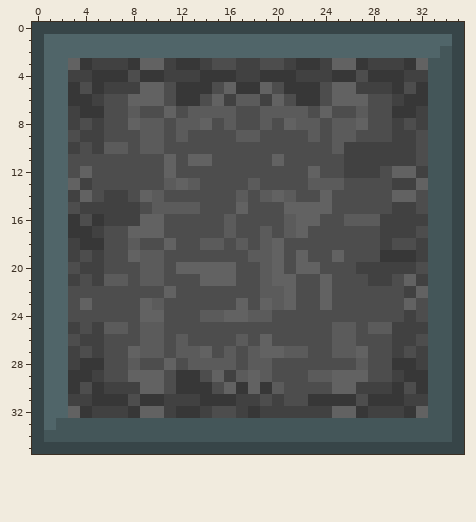
Pixel-art sprite -- button/music_player.png. The first picture shows the starting point.
The file is 36x36 pixels.
The result:
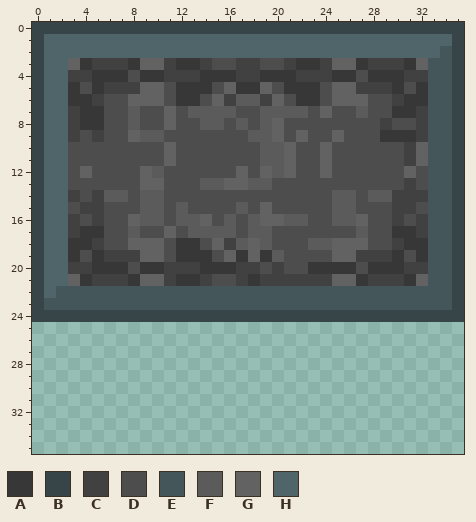
Palette (. is transparent): A #373737  B #374548  C #414141  D #4d4d4d  E #445659  F #5b5b5b  G #626262  H #506569
Change:
y 8: x 4..5 DC -> AA; x 8..17 GFFDFFGDFD -> FDDGDDFFDF; x 20..23 DGFF -> GDDD; x 25..27 FFG -> DDD; x 29..30 DC -> CD
y 9: x 3..4 DC -> CD; x 8 D -> G; x 12 F -> D; x 17 F -> D; x 19..20 DD -> FG; x 22..23 DF -> GD; x 25..26 FF -> GD; x 29..32 DCCD -> AAAC
y 10: x 3 C -> D; x 5..7 CFF -> DDD; x 9..11 FFD -> DDG; x 19..21 DDD -> FFG; x 24..30 DFCCCCC -> GDDDDDD; x 32 D -> G
y 11: x 13..14 GG -> DD; x 19..21 DGD -> FFG; x 24 D -> G; x 26..30 CCCCC -> DDDDD; x 32 D -> G
y 12: x 9..11 DDG -> GFD; x 17 D -> G; x 19..21 DDD -> GFG; x 23..24 GD -> DG; x 26..28 CCC -> DDD; x 30 G -> D; x 32 C -> D
y 13: x 3..4 GC -> DD; x 9..17 DDFGFDDDD -> GGDDDFFGG; x 19 D -> F; x 23..25 FFF -> DDD; x 30 C -> D; x 32 G -> D
y 14: x 4..7 GDCC -> DCFF; x 9 G -> F; x 17 F -> D; x 19..21 FGF -> DDD; x 24..26 GDD -> DFF; x 28..32 DDGGD -> FFCCC
y 15: x 6..9 CCCD -> DDDF; x 11 F -> D; x 13 F -> D; x 17 G -> F; x 19 D -> G; x 21..26 GGGGDD -> DDDDFF
y 16: x 3 A -> C; x 5..10 ACCCGG -> CDDGFF; x 12..14 DDD -> FFG; x 18..20 DDD -> FGG; x 22..23 GG -> FD; x 25 D -> F; x 27..29 FFC -> GDD; x 31 C -> D
y 17: x 3 A -> C; x 5 C -> A; x 8..11 GGGD -> FDDG; x 13..15 DDD -> FFF; x 18 D -> F; x 21..22 FG -> DD; x 27 D -> F; x 29..32 CCCD -> DAAC
y 18: x 3 C -> A; x 5 A -> C; x 8..16 FDDGDDFFD -> GGGDAADGC; x 18 D -> G; x 20 G -> D; x 23..27 DDDDD -> FFGGG; x 29..32 CDDC -> DCAA
y 19: x 3 C -> A; x 5..10 CDDGFF -> ACCCGG; x 12..14 DDD -> AAA; x 16..20 DDFFG -> GAGAF; x 22 G -> D; x 26..29 DDDA -> GCCC; x 31..32 AC -> DA
y 20: x 3 D -> C; x 5..7 CDD -> AAA; x 9..20 FFDGGGGGDDFG -> AACCCAAACCDC; x 22..30 GGDDDCCCC -> DAAAADAAA; x 32 D -> C
y 21: x 3..4 CD -> GA; x 6..27 FFDFFDDDGGGDDFGGDDGDDD -> CCAGGCAACDDCACCCCCCGGA; x 30..32 DGC -> CAG
y 22: x 2..32 HDDDDDDDDGDDDDDDDFFGDDGDDDDDDCG -> EEEEEEEEEEEEEEEEEEEEEEEEEEEEEEE
y 23: x 1..32 HHDGDDDDGFDDDDDDGDGFGDDGDDDDDDGD -> EEEEEEEEEEEEEEEEEEEEEEEEEEEEEEEE
y 24: x 1..34 HHDDDDDDGGDDDFFGGFFDDDDDDDDDDDCDEE -> BBBBBBBBBBBBBBBBBBBBBBBBBBBBBBBBBB
y 25: x 0..35 BHHCDCFFDFFDDDDDDDDDDDDDDFFDFFCCCEEB -> ....................................
y 26: x 0..35 BHHDCCDDDFFDFDDDDFDGDDDDDFFDDDCCDEEB -> ....................................
y 27: x 0..35 BHHCDCDDGFFDFFGDFDFGGFFDDFFGDDCDCEEB -> ....................................
y 28: x 0..35 BHHCAADDFDDGDFFFFDFFDDDDDDDFDDAACEEB -> ....................................
y 29: x 0..35 BHHAACDDGGGDAADGCFGFDDDFFGGGDDCAAEEB -> ....................................
y 30: x 0..35 BHHADACCCGGDAAADGAGAFDDDDGGCCCADAEEB -> ....................................
y 31: x 0..35 BHHCCAAADAACCCAAACCDCDDAAAADAAACCEEB -> ....................................
y 32: x 0..35 BHHGACCCAGGCAACDDCACCCCCCGGACCCAGEEB -> ....................................
y 33: x 0..35 BHEEEEEEEEEEEEEEEEEEEEEEEEEEEEEEEEEB -> ....................................
y 34: x 0..35 BEEEEEEEEEEEEEEEEEEEEEEEEEEEEEEEEEEB -> ....................................
y 35: x 0..35 BBBBBBBBBBBBBBBBBBBBBBBBBBBBBBBBBBBB -> ....................................
Pixel boxes of the changes (left, top, right, bottom) in both pictures:
changed: (32, 118, 464, 454)
